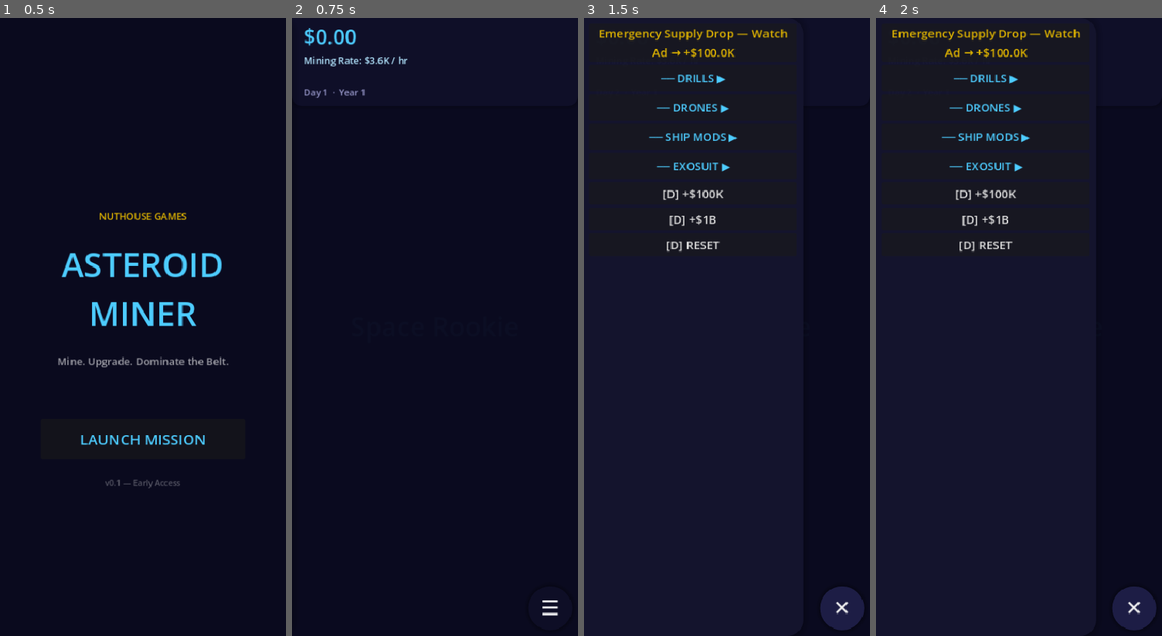
Above: before the commit, frames 1-4 (left to right).
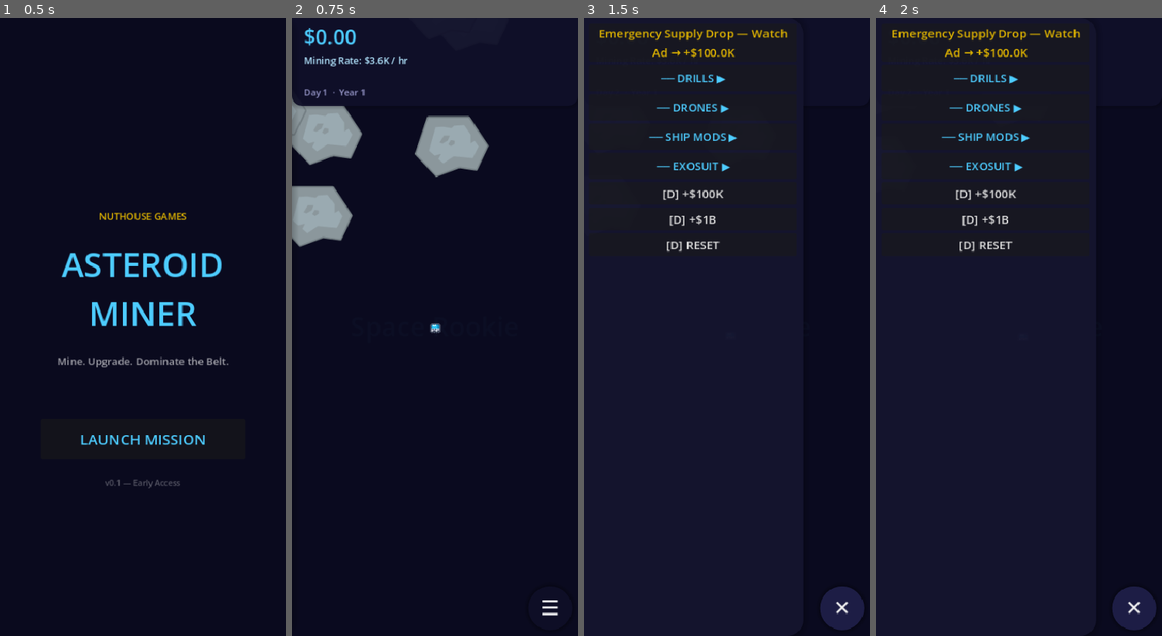
Above: after the commit, the same moments.

Repository: flatbil/Nuthouse-Games
Game: Godot game, scene res://scenes/MainMenu.tscn
Two runs of this game, one before a commit and one after it. Both use one fixed random seed, a clock stepped at 60 frames per second and the inputs below.
Inputs:
- Up to frame 1 (0.5 s): no input
- Up to frame 2 (0.75 s): click "LAUNCH MISSION" at 0.5 s
- Up to frame 3 (1.5 s): click "☰" at 1.25 s
- Up to frame 4 (2 s): no input

Frame 1 is identical in both runs. In frame 2, 5.5% of the frame differs, in the area x 0-69%, y 12-51%; in frame 3, less than 0.1%; in frame 4, less than 0.1%.

Commit message:
game_02: player walks on top of asteroids, WASD navigation, tap-snap
- Asteroid collision moved to layer 2 (player body doesn't block on layer 1)
- Player MineArea set to mask 2 to detect asteroids; mine radius 72→20
- Player now walks ON TOP of asteroid sprites to trigger mining
- Added WASD + arrow key movement (cancels tap target while held)
- Tap-to-move snaps to nearest asteroid within 60px of tap position
- Asteroid registers in "asteroids" group for snap detection

Co-Authored-By: Claude Sonnet 4.6 <noreply@anthropic.com>

Diff:
--- a/game_02/scenes/Asteroid.gd
+++ b/game_02/scenes/Asteroid.gd
@@ -28,6 +28,7 @@
 
 
 func _ready() -> void:
+	add_to_group("asteroids")
 	health = max_health
 	_play_if_exists("idle")
 
--- a/game_02/scenes/Asteroid.tscn
+++ b/game_02/scenes/Asteroid.tscn
@@ -1,14 +1,79 @@
-[gd_scene load_steps=3 format=3 uid="uid://c1am0003aster"]
+[gd_scene format=3 uid="uid://c1am0003aster"]
 
-[ext_resource type="Script" path="res://scenes/Asteroid.gd" id="1_script"]
+[ext_resource type="Script" uid="uid://dro0hrel7w0ei" path="res://scenes/Asteroid.gd" id="1_script"]
+[ext_resource type="Texture2D" uid="uid://cvp7ffn8gogeh" path="res://assets/sprites/effects/fire00.png" id="2_eyrn3"]
+[ext_resource type="Texture2D" uid="uid://d0frenpspm56a" path="res://assets/sprites/effects/fire01.png" id="3_73hye"]
+[ext_resource type="Texture2D" uid="uid://boggojqfycjyf" path="res://assets/sprites/effects/fire02.png" id="4_wdepc"]
+[ext_resource type="Texture2D" uid="uid://duk2k3l5p0nwr" path="res://assets/sprites/effects/fire03.png" id="5_kd10k"]
+[ext_resource type="Texture2D" uid="uid://cd2mwbmi26cch" path="res://assets/sprites/effects/fire04.png" id="6_1c8mt"]
+[ext_resource type="Texture2D" uid="uid://diceqkn6end6m" path="res://assets/sprites/effects/fire05.png" id="7_3onfe"]
+[ext_resource type="Texture2D" uid="uid://duumkt6b3a77o" path="res://assets/sprites/effects/fire06.png" id="8_v3tra"]
+[ext_resource type="Texture2D" uid="uid://ce8stkaa3w88v" path="res://assets/sprites/effects/fire07.png" id="9_iawi2"]
+[ext_resource type="Texture2D" uid="uid://b4lepy85p2ju3" path="res://assets/sprites/asteroids/meteorGrey_big2.png" id="10_djbbq"]
+[ext_resource type="Texture2D" uid="uid://2ya6t2nuaeyt" path="res://assets/sprites/asteroids/meteorGrey_big1.png" id="11_va2x1"]
+
+[sub_resource type="SpriteFrames" id="SpriteFrames_fb1j7"]
+animations = [{
+"frames": [{
+"duration": 1.0,
+"texture": ExtResource("2_eyrn3")
+}, {
+"duration": 1.0,
+"texture": ExtResource("3_73hye")
+}, {
+"duration": 1.0,
+"texture": ExtResource("4_wdepc")
+}, {
+"duration": 1.0,
+"texture": ExtResource("5_kd10k")
+}, {
+"duration": 1.0,
+"texture": ExtResource("6_1c8mt")
+}, {
+"duration": 1.0,
+"texture": ExtResource("7_3onfe")
+}, {
+"duration": 1.0,
+"texture": ExtResource("8_v3tra")
+}, {
+"duration": 1.0,
+"texture": ExtResource("9_iawi2")
+}],
+"loop": false,
+"name": &"break",
+"speed": 10.0
+}, {
+"frames": [{
+"duration": 1.0,
+"texture": ExtResource("10_djbbq")
+}, {
+"duration": 1.0,
+"texture": ExtResource("11_va2x1")
+}],
+"loop": true,
+"name": &"hit",
+"speed": 12.0
+}, {
+"frames": [{
+"duration": 1.0,
+"texture": ExtResource("11_va2x1")
+}],
+"loop": true,
+"name": &"idle",
+"speed": 4.0
+}]
 
 [sub_resource type="CircleShape2D" id="CircleShape2D_hit"]
 radius = 24.0
 
-[node name="Asteroid" type="StaticBody2D"]
+[node name="Asteroid" type="StaticBody2D" unique_id=752739208]
+collision_layer = 2
+collision_mask = 0
 script = ExtResource("1_script")
 
-[node name="Sprite" type="AnimatedSprite2D" parent="."]
+[node name="Sprite" type="AnimatedSprite2D" parent="." unique_id=1514197733]
+sprite_frames = SubResource("SpriteFrames_fb1j7")
+animation = &"break"
 
-[node name="Shape" type="CollisionShape2D" parent="."]
+[node name="Shape" type="CollisionShape2D" parent="." unique_id=799257226]
 shape = SubResource("CircleShape2D_hit")
--- a/game_02/scenes/Game.gd
+++ b/game_02/scenes/Game.gd
@@ -92,6 +92,20 @@
 
 	# Convert screen → world coordinates (Camera2D follows player)
 	var world_pos: Vector2 = get_viewport().get_canvas_transform().affine_inverse() * screen_pos
+
+	# Snap to nearest non-depleted asteroid when tapping within range
+	const SNAP_RADIUS := 60.0
+	var nearest: Node2D  = null
+	var nearest_dist     := SNAP_RADIUS
+	for body in get_tree().get_nodes_in_group("asteroids"):
+		if body is Node2D and not (body as Node).get("_is_depleted"):
+			var d: float = (body as Node2D).global_position.distance_to(world_pos)
+			if d < nearest_dist:
+				nearest_dist = d
+				nearest      = body as Node2D
+	if nearest != null:
+		world_pos = nearest.global_position
+
 	player.set_move_target(world_pos)
 
 
--- a/game_02/scenes/Player.gd
+++ b/game_02/scenes/Player.gd
@@ -50,11 +50,27 @@
 # -------------------------------------------------------
 
 func _update_movement() -> void:
+	# WASD / arrow keys — direct control on desktop
+	var dir := Vector2.ZERO
+	if Input.is_key_pressed(KEY_W) or Input.is_key_pressed(KEY_UP):    dir.y -= 1.0
+	if Input.is_key_pressed(KEY_S) or Input.is_key_pressed(KEY_DOWN):  dir.y += 1.0
+	if Input.is_key_pressed(KEY_A) or Input.is_key_pressed(KEY_LEFT):  dir.x -= 1.0
+	if Input.is_key_pressed(KEY_D) or Input.is_key_pressed(KEY_RIGHT): dir.x += 1.0
+
+	if dir != Vector2.ZERO:
+		velocity    = dir.normalized() * SPEED
+		move_target = global_position   # cancel any tap target
+		_is_moving  = true
+		if sprite and sprite.sprite_frames:
+			sprite.flip_h = velocity.x < 0.0
+		move_and_slide()
+		return
+
+	# Tap-to-move
 	var to_target := move_target - global_position
 	if to_target.length() > 6.0:
 		velocity    = to_target.normalized() * SPEED
 		_is_moving  = true
-		# Flip sprite to face movement direction
 		if sprite and sprite.sprite_frames:
 			sprite.flip_h = velocity.x < 0.0
 	else:
--- a/game_02/scenes/Player.tscn
+++ b/game_02/scenes/Player.tscn
@@ -1,28 +1,86 @@
-[gd_scene load_steps=4 format=3 uid="uid://c1am0002playr"]
+[gd_scene format=3 uid="uid://c1am0002playr"]
 
-[ext_resource type="Script" path="res://scenes/Player.gd" id="1_script"]
+[ext_resource type="Script" uid="uid://cja5655j601o2" path="res://scenes/Player.gd" id="1_script"]
+[ext_resource type="Texture2D" uid="uid://c20l33jpbigrf" path="res://assets/sprites/character/tilemap-characters.png" id="2_v6fml"]
+
+[sub_resource type="AtlasTexture" id="AtlasTexture_3li8b"]
+atlas = ExtResource("2_v6fml")
+region = Rect2(0, 50, 24, 24)
+
+[sub_resource type="AtlasTexture" id="AtlasTexture_mdl7e"]
+atlas = ExtResource("2_v6fml")
+region = Rect2(100, 50, 24, 24)
+
+[sub_resource type="AtlasTexture" id="AtlasTexture_qu4a1"]
+atlas = ExtResource("2_v6fml")
+region = Rect2(125, 50, 24, 24)
+
+[sub_resource type="AtlasTexture" id="AtlasTexture_70d11"]
+atlas = ExtResource("2_v6fml")
+region = Rect2(25, 50, 24, 24)
+
+[sub_resource type="AtlasTexture" id="AtlasTexture_cw2d6"]
+atlas = ExtResource("2_v6fml")
+region = Rect2(50, 50, 24, 24)
+
+[sub_resource type="SpriteFrames" id="SpriteFrames_khinc"]
+animations = [{
+"frames": [{
+"duration": 1.0,
+"texture": SubResource("AtlasTexture_3li8b")
+}],
+"loop": true,
+"name": &"idle",
+"speed": 4.0
+}, {
+"frames": [{
+"duration": 1.0,
+"texture": SubResource("AtlasTexture_mdl7e")
+}, {
+"duration": 1.0,
+"texture": SubResource("AtlasTexture_qu4a1")
+}],
+"loop": true,
+"name": &"mine",
+"speed": 6.0
+}, {
+"frames": [{
+"duration": 1.0,
+"texture": SubResource("AtlasTexture_70d11")
+}, {
+"duration": 1.0,
+"texture": SubResource("AtlasTexture_cw2d6")
+}],
+"loop": true,
+"name": &"walk",
+"speed": 8.0
+}]
 
 [sub_resource type="CapsuleShape2D" id="CapsuleShape2D_body"]
 radius = 8.0
 height = 16.0
 
 [sub_resource type="CircleShape2D" id="CircleShape2D_mine"]
-radius = 72.0
+radius = 20.0
 
-[node name="Player" type="CharacterBody2D"]
+[node name="Player" type="CharacterBody2D" unique_id=421587396]
 script = ExtResource("1_script")
 
-[node name="Sprite" type="AnimatedSprite2D" parent="."]
+[node name="Sprite" type="AnimatedSprite2D" parent="." unique_id=887742242]
 position = Vector2(0, -4)
+sprite_frames = SubResource("SpriteFrames_khinc")
+animation = &"mine"
 
-[node name="BodyShape" type="CollisionShape2D" parent="."]
+[node name="BodyShape" type="CollisionShape2D" parent="." unique_id=1024962315]
 shape = SubResource("CapsuleShape2D_body")
 
-[node name="MineArea" type="Area2D" parent="."]
+[node name="MineArea" type="Area2D" parent="." unique_id=1636318372]
+collision_layer = 0
+collision_mask = 2
 
-[node name="MineShape" type="CollisionShape2D" parent="MineArea"]
+[node name="MineShape" type="CollisionShape2D" parent="MineArea" unique_id=2113012005]
 shape = SubResource("CircleShape2D_mine")
 
-[node name="Camera" type="Camera2D" parent="."]
+[node name="Camera" type="Camera2D" parent="." unique_id=1912852843]
 position_smoothing_enabled = true
 position_smoothing_speed = 8.0
